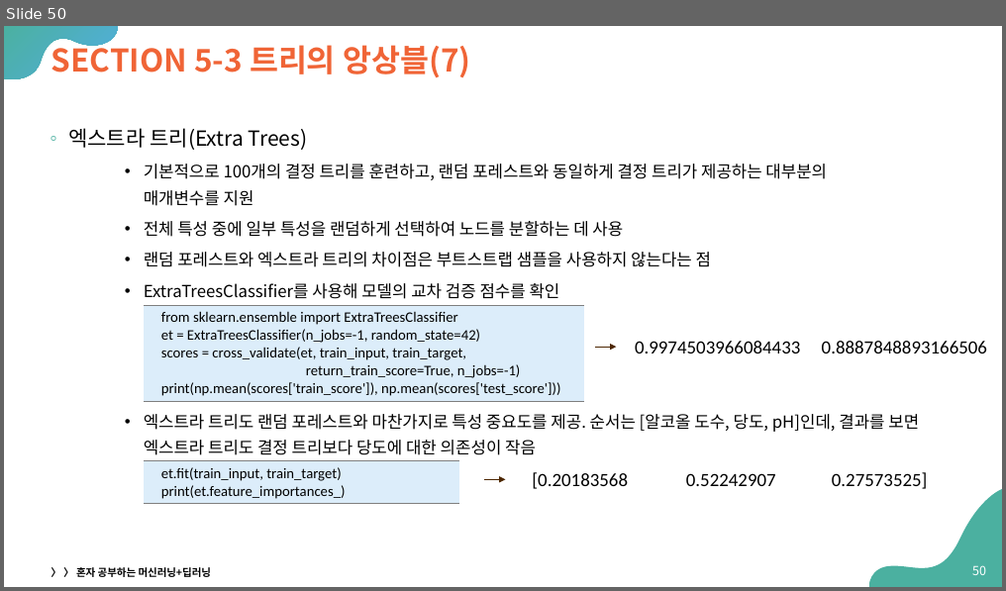
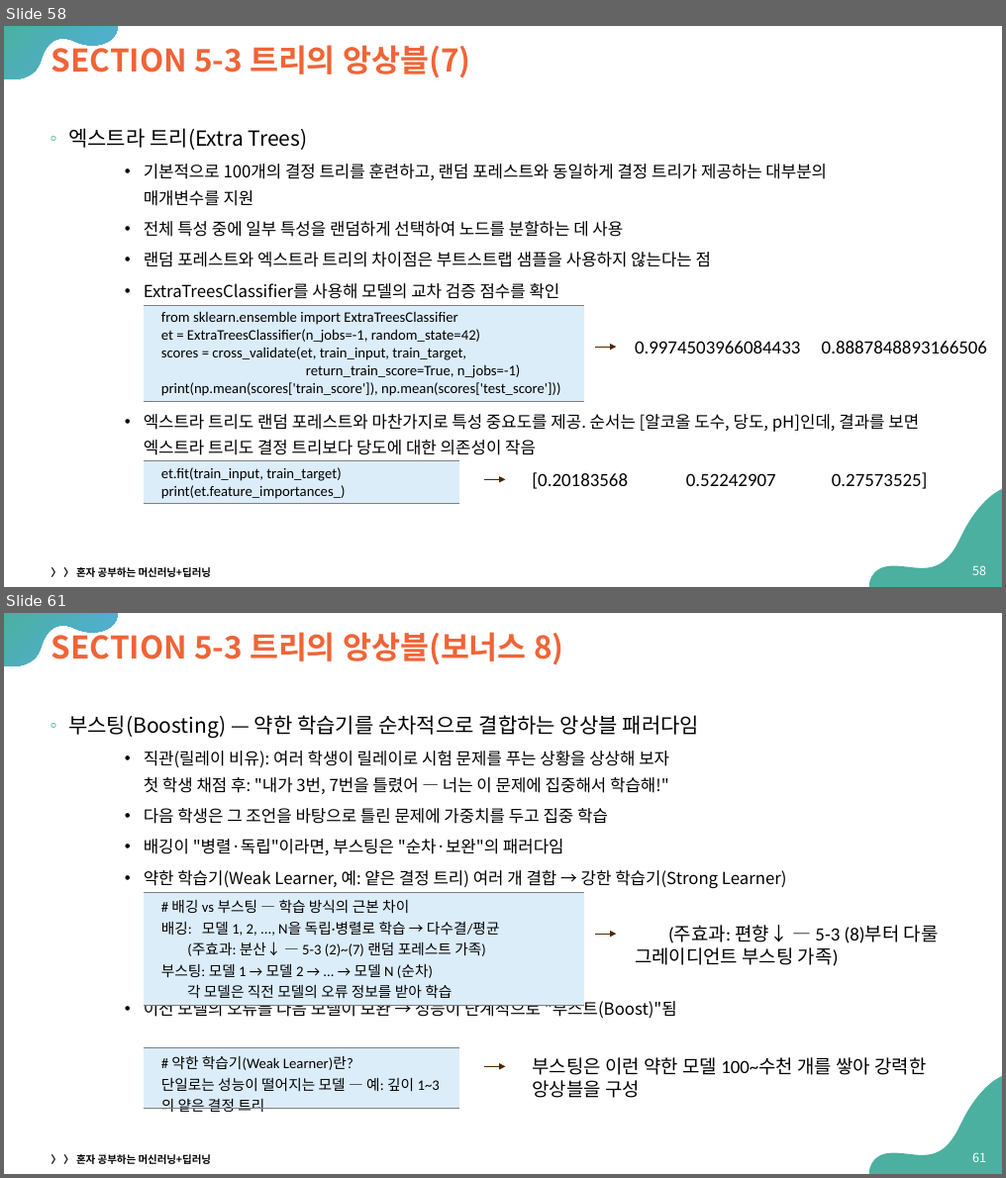
Before and after one commit to Sangdon-Park/Sangdon-Park.github.io, a slide deck: data/인공지능/05-트리 알고리즘.pptx. Shown one above the other, each under a label of ours: slide 50 before the commit, slides 58 and 61 after it; the slides between them are not shown. The pictures are 1006x591 and 1006x1178 pixels, drawn with LibreOffice and Linux fonts; fonts in the diff are those of the drawing. Boxes give left, top, right and bottom in pixels: in the first picture for what was removed or moved away, otherwise in the second. Text is boxed around its words. In the diff, an @@ line names an element or a change of style, - is before the commit and + after.

```diff
--- a/data/인공지능/05-트리 알고리즘.pptx
+++ b/data/인공지능/05-트리 알고리즘.pptx
@@ slide 61 added at (4,613,1002,1174), background #FFFFFF; not listed: 2 template elements that a slide beside it also shows @@
@@ title added at (52,627,563,664), 30 pt, text #F06436, bold @@
+SECTION 5-3 트리의 앙상블(보너스 8)
@@ text added at (68,715,787,1018), 16 pt, text #000000 @@
+◦ 부스팅(Boosting) — 약한 학습기를 순차적으로 결합하는 앙상블 패러다임
+    • 직관(릴레이 비유): 여러 학생이 릴레이로 시험 문제를 푸는 상황을 상상해 보자
+      첫 학생 채점 후: "내가 3번, 7번을 틀렸어 — 너는 이 문제에 집중해서 학습해!"
+    • 다음 학생은 그 조언을 바탕으로 틀린 문제에 가중치를 두고 집중 학습
+    • 배깅이 "병렬·독립"이라면, 부스팅은 "순차·보완"의 패러다임
+    • 약한 학습기(Weak Learner, 예: 얕은 결정 트리) 여러 개 결합 → 강한 학습기(Strong Learner)
+    • 이전 모델의 오류를 다음 모델이 보완 → 성능이 단계적으로 "부스트(Boost)"됨
@@ table added at (144,892,584,1138), 1 rows, 1 columns @@
+# 배깅 vs 부스팅 — 학습 방식의 근본 차이 / 배깅: 모델 1, 2, ..., N을 독립·병렬로 학습 → 다수결/평균 / (주효과: 분산↓ — 5-3 (2)~(7) 랜덤 포레스트 가족) / 부스팅: 모델 1 → 모델 2 → ... → 모델 N (순차) / 각 모델은 직전 모델의 오류 정보를 받아 학습
@@ arrow added from (595, 934) to (617, 934), #4D2702 0.75 pt @@
@@ text added at (635,925,939,966), 18 pt, text #000000 @@
+(주효과: 편향↓ — 5-3 (8)부터 다룰 그레이디언트 부스팅 가족)
@@ table added at (144,1049,459,1174), 1 rows, 1 columns @@
+# 약한 학습기(Weak Learner)란? / 단일로는 성능이 떨어지는 모델 — 예: 깊이 1~3의 얕은 결정 트리
@@ text added at (532,1058,926,1098), 18 pt, text #000000 @@
+부스팅은 이런 약한 모델 100~수천 개를 쌓아 강력한 앙상블을 구성
@@ arrow added from (484, 1066) to (506, 1066), #4D2702 0.75 pt @@
@@ text added at (51,1155,211,1164), 10 pt, text #000000, bold @@
+〉 〉 혼자 공부하는 머신러닝+딥러닝
@@ page number added at (972,1153,986,1162), 12 pt, text #FFFFFF @@
+61
@@ what was slide 50 is now slide 58 @@
```
Also in this commit, not shown: 1 slide changed, 16 other slides added, 5 other files.
